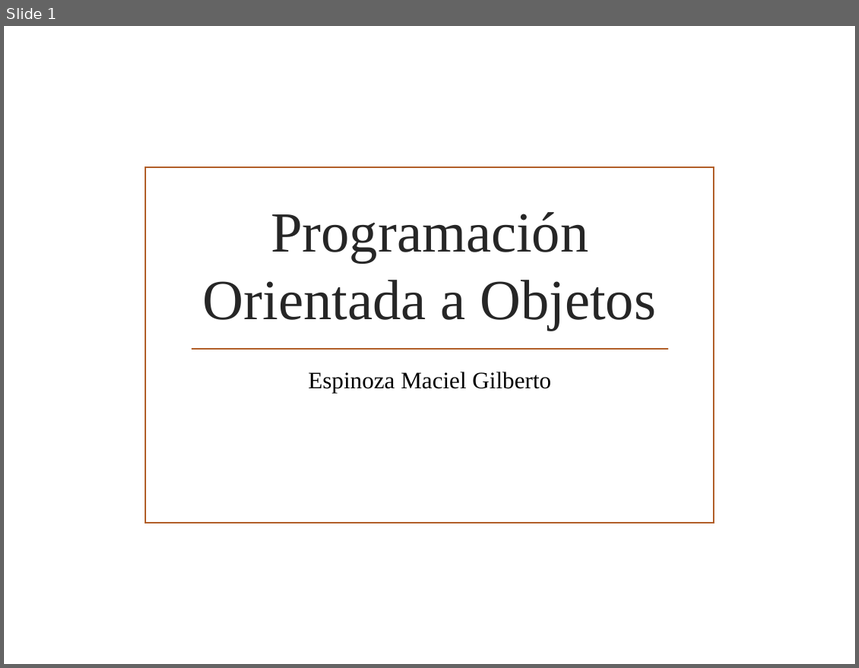
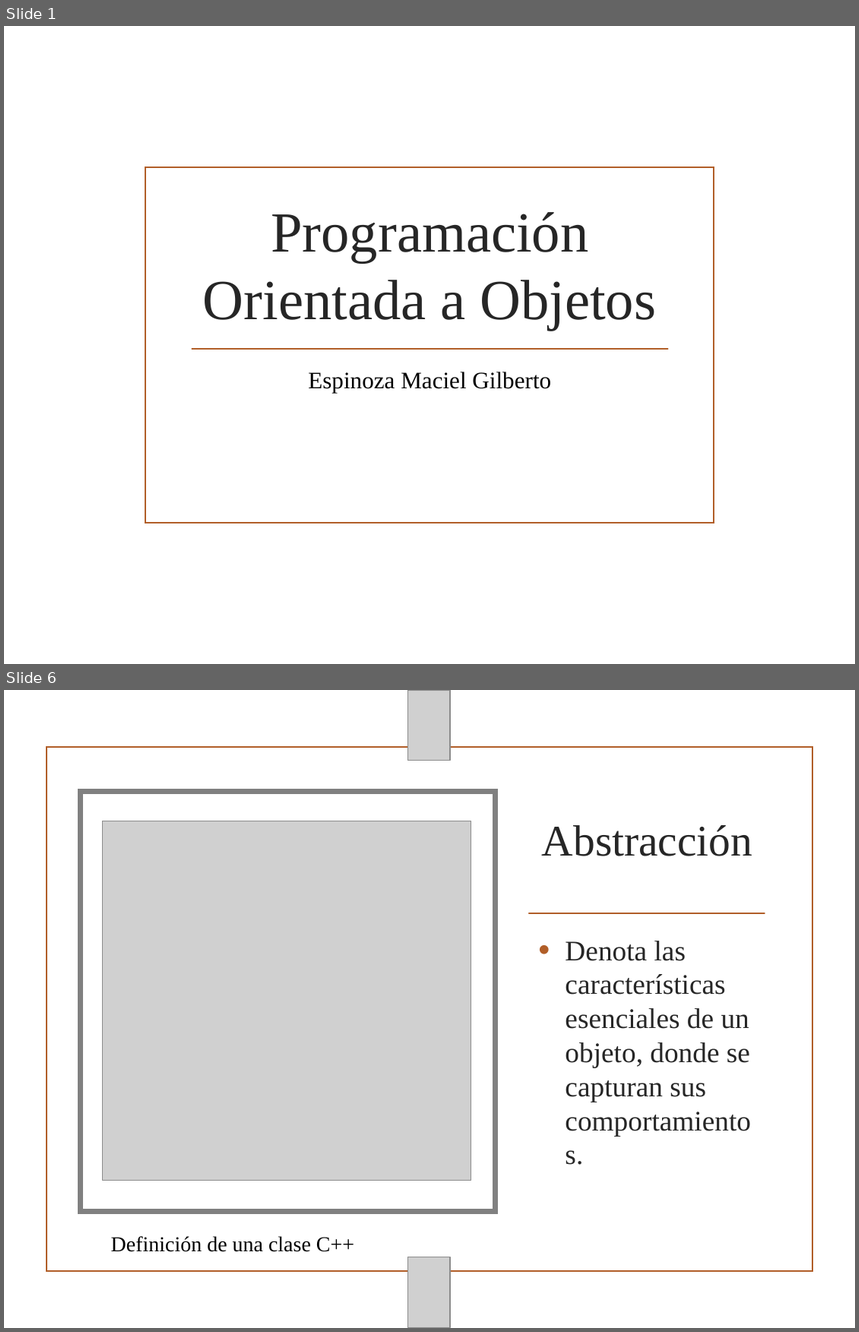
Before and after one commit to gilbertoesp/EstructurasDeDatos, a slide deck: Expos/Espinoza_ProgramaciónOrientadaObjetos.pptx. Shown one above the other, each under a label of ours: slide 1 before the commit, slides 1 and 6 after it; the slides between them are not shown. The pictures are 859x668 and 859x1332 pixels, drawn with LibreOffice and Linux fonts; fonts in the diff are those of the drawing; grey boxes stand for pictures; background and template pictures are left out. Boxes give left, top, right and bottom in pixels: in the first picture for what was removed or moved away, otherwise in the second. Text is boxed around its words. In the diff, an @@ line names an element or a change of style, - is before the commit and + after.

```diff
--- a/Expos/Espinoza_ProgramaciónOrientadaObjetos.pptx
+++ b/Expos/Espinoza_ProgramaciónOrientadaObjetos.pptx
@@ slide 6 added at <box>4,690,855,1328</box>, background picture (left out) @@
@@ picture added at <box>408,691,450,761</box> @@
@@ rectangle added at <box>47,747,813,1272</box>, outline #B15E28 1.25 pt @@
@@ rectangle added at <box>81,791,495,1212</box>, fill #FFFFFF, outline #808080 4.5 pt @@
@@ picture added at <box>103,821,471,1180</box> @@
@@ title added at <box>542,825,753,856</box>, 37 pt, text #262626 @@
+Abstracción
@@ line added from (529, 914) to (765, 914), #B15E28 1.25 pt @@
@@ text added at <box>565,941,750,1102</box>, 24 pt, text #262626 @@
+• Denota las características esenciales de un objeto, donde se capturan sus comportamientos.
@@ text added at <box>111,1236,354,1252</box>, 18 pt, text #000000 @@
+Definición de una clase C++
@@ picture added at <box>408,1257,450,1328</box> @@
```
Also in this commit, not shown: 8 other slides added, 7 other files.
